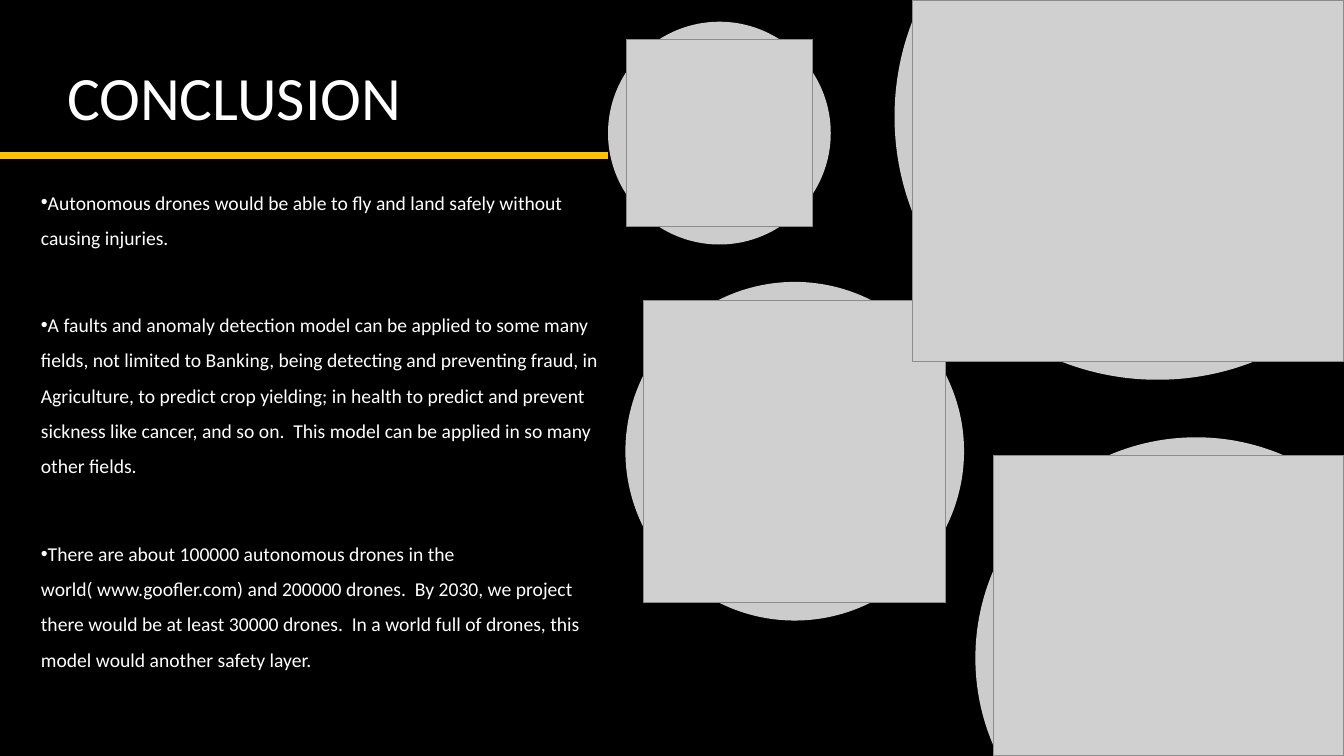
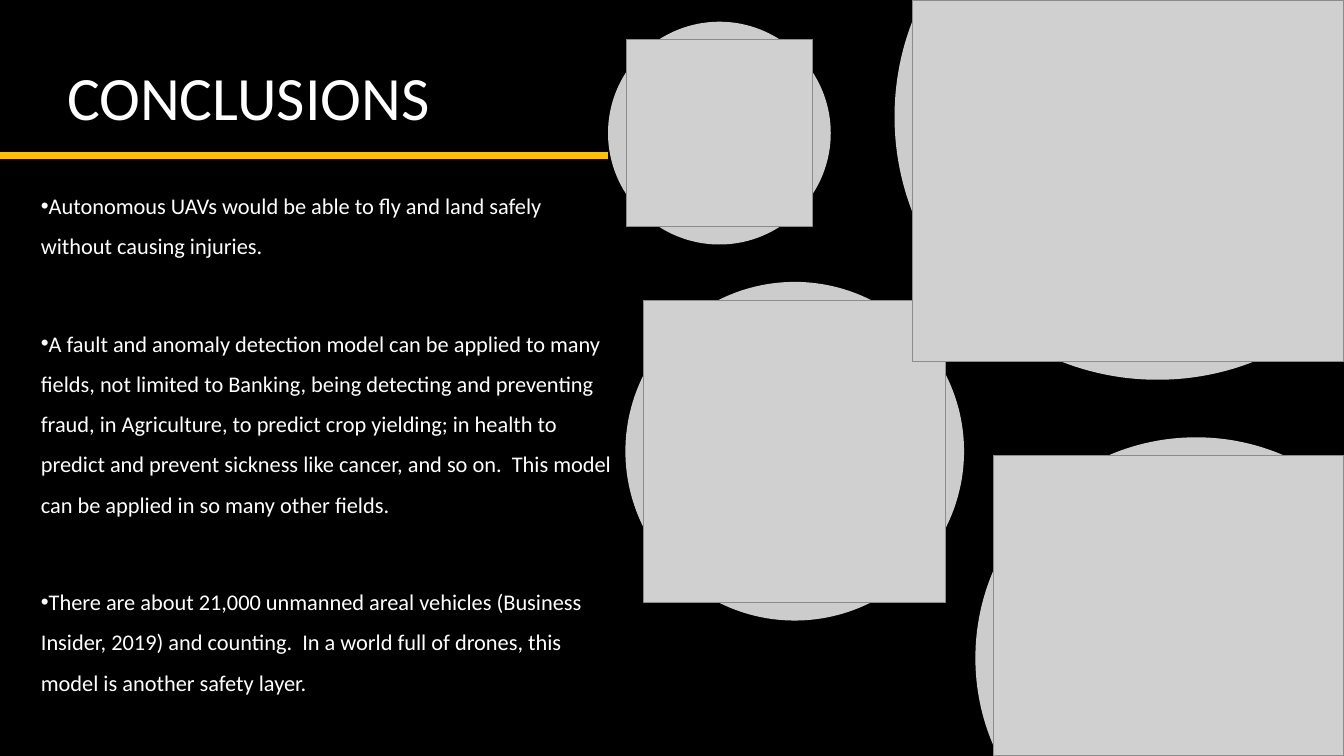
Before and after one commit to MrAshTag/Drone_Faults_Anomaly_Detection, a slide deck: slide 10 of Drone_Faults_and_Anomaly_detection.pptx (slide 8 before the commit). Drawn at 1344x756 pixels with LibreOffice and Linux fonts; fonts in the diff are those of the drawing; grey boxes stand for pictures; background and template pictures are left out. Boxes give left, top, right and bottom in pixels: in the first picture for what was removed or moved away, otherwise in the second. Text is boxed around its words. In the diff, an @@ line names an element or a change of style, - is before the commit and + after.

```diff
--- a/Drone_Faults_and_Anomaly_detection.pptx
+++ b/Drone_Faults_and_Anomaly_detection.pptx
@@ title at bbox=[67, 80, 429, 121]: text changed @@
-CONCLUSION
+CONCLUSIONS
@@ text at bbox=[41, 198, 611, 695]: text changed; size 14 to 16 pt @@
-• Autonomous drones would be able to fly and land safely without causing injuries.
-• A faults and anomaly detection model can be applied to some many fields, not limited to Banking, being detecting and preventing fraud, in Agriculture, to predict crop yielding; in health to predict and prevent sickness like cancer, and so on. This model can be applied in so many other fields.
-• There are about 100000 autonomous drones in the world( www.goofler.com) and 200000 drones. By 2030, we project there would be at least 30000 drones. In a world full of drones, this model would another safety layer.
+• Autonomous UAVs would be able to fly and land safely without causing injuries.
+• A fault and anomaly detection model can be applied to many fields, not limited to Banking, being detecting and preventing fraud, in Agriculture, to predict crop yielding; in health to predict and prevent sickness like cancer, and so on. This model can be applied in so many other fields.
+• There are about 21,000 unmanned areal vehicles (Business Insider, 2019) and counting. In a world full of drones, this model is another safety layer.
```
Also in this commit, not shown: 6 other slides changed, 2 slides added.
